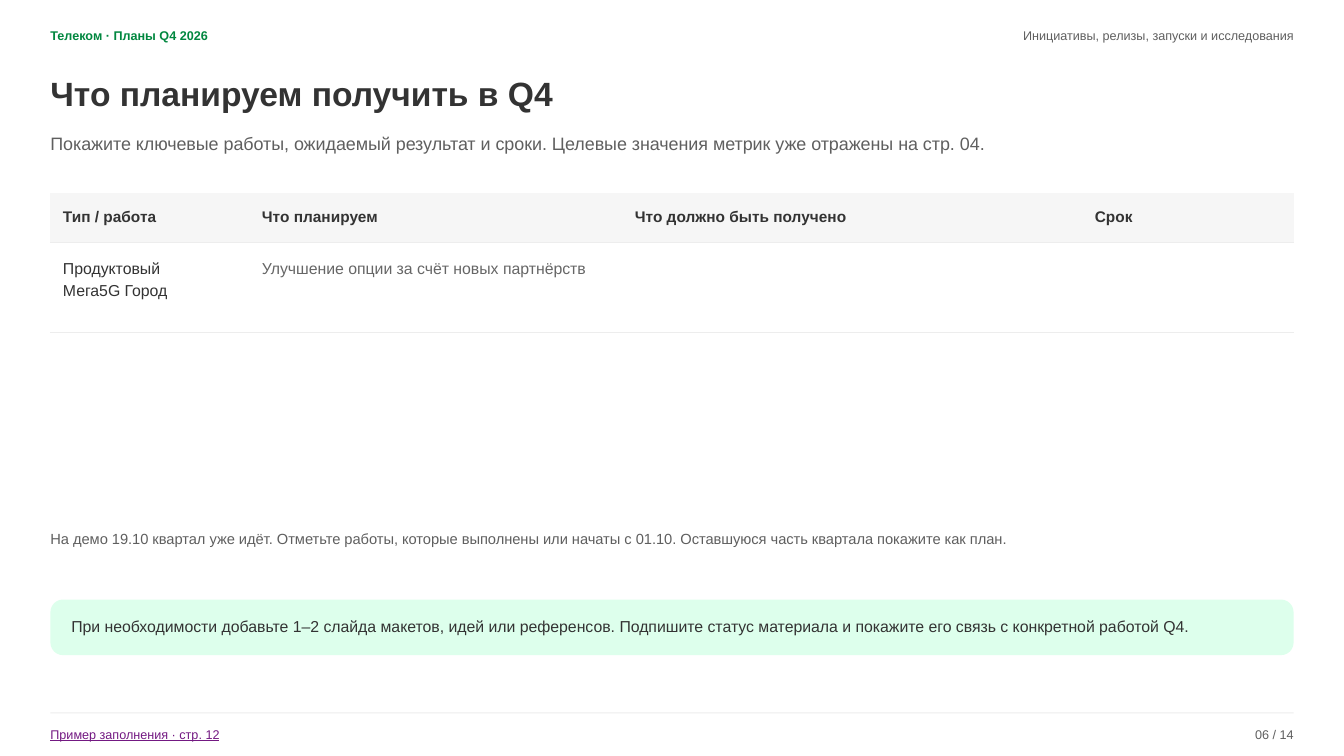
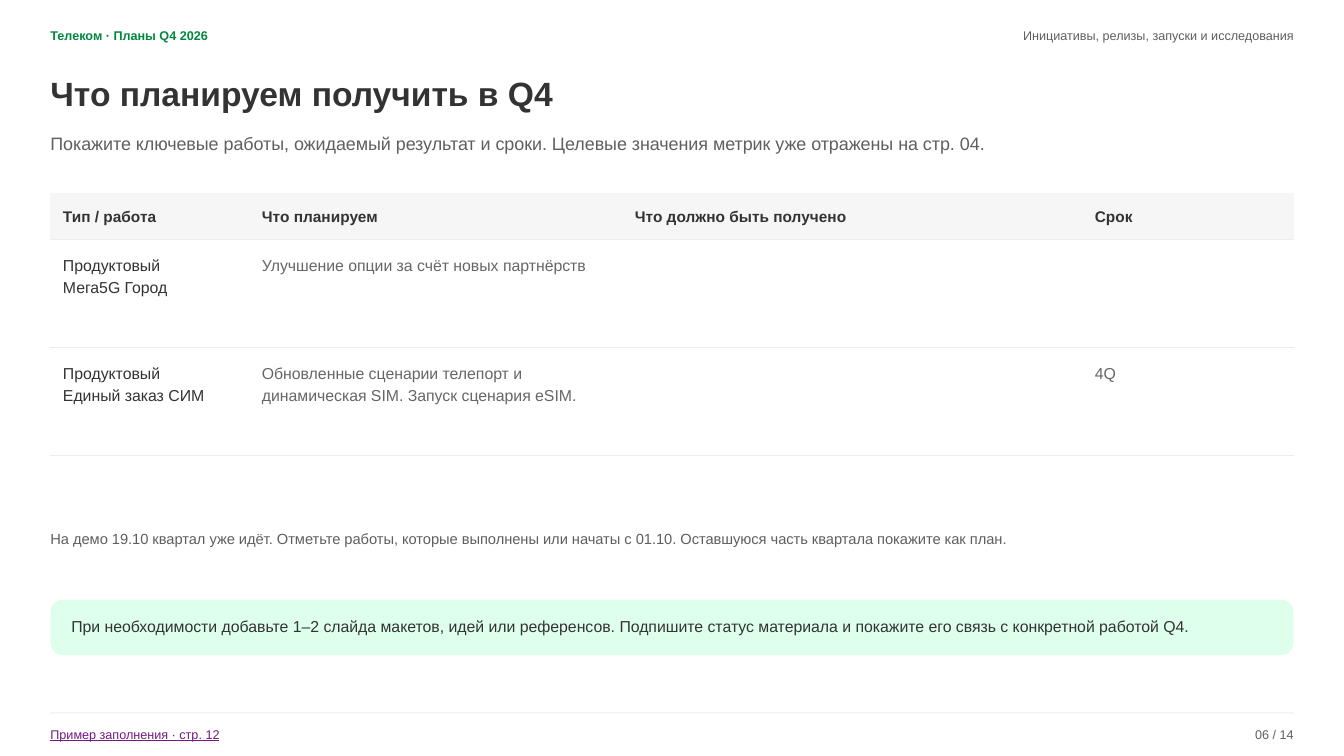
Before and after one commit to bbenicore-web/bencode, a slide deck: slide 9 of presentations/Квартальное_демо_Телеком_19.10.2026.pptx (slide 7 before the commit). Drawn at 1344x756 pixels with LibreOffice and Linux fonts; fonts in the diff are those of the drawing. Boxes give left, top, right and bottom in pixels: in the first picture for what was removed or moved away, otherwise in the second. Text is boxed around its words. In the diff, an @@ line names an element or a change of style, - is before the commit and + after.

```diff
--- a/presentations/Квартальное_демо_Телеком_19.10.2026.pptx
+++ b/presentations/Квартальное_демо_Телеком_19.10.2026.pptx
@@ table at (50,194,1294,456) @@
+row 3: Продуктовый / Единый заказ СИМ | Обновленные сценарии телепорт и динамическая SIM. Запуск сценария eSIM. |  | 4Q
```
Also in this commit, not shown: 3 other slides changed, 2 slides added, 3 other files.
